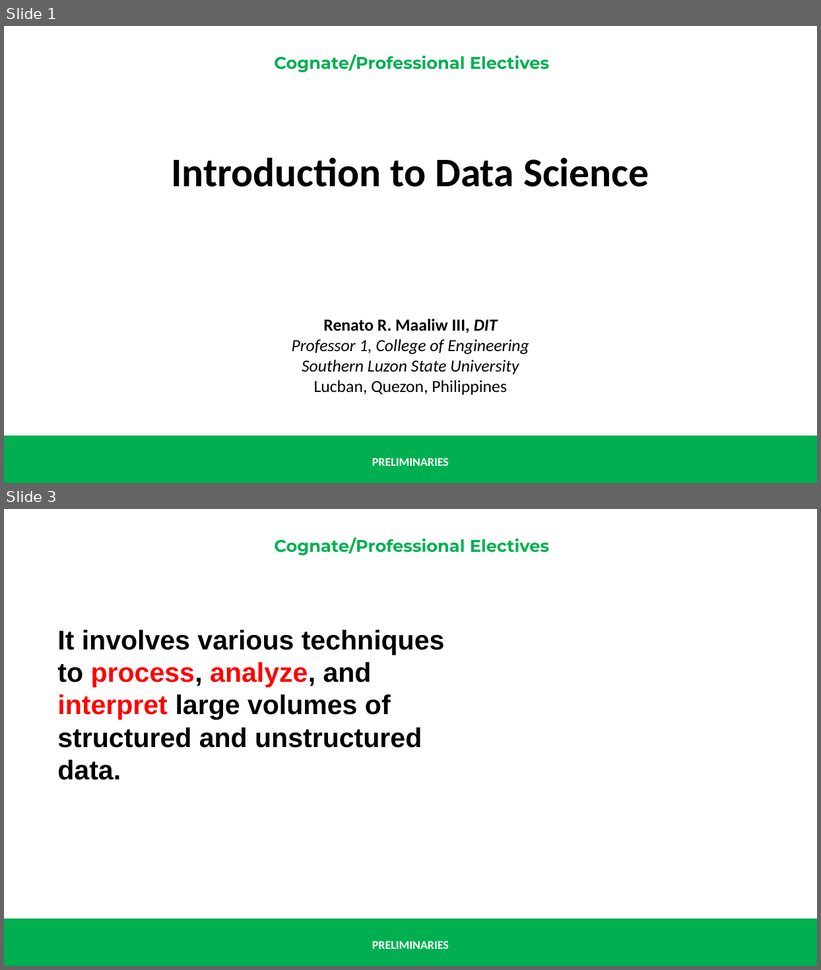
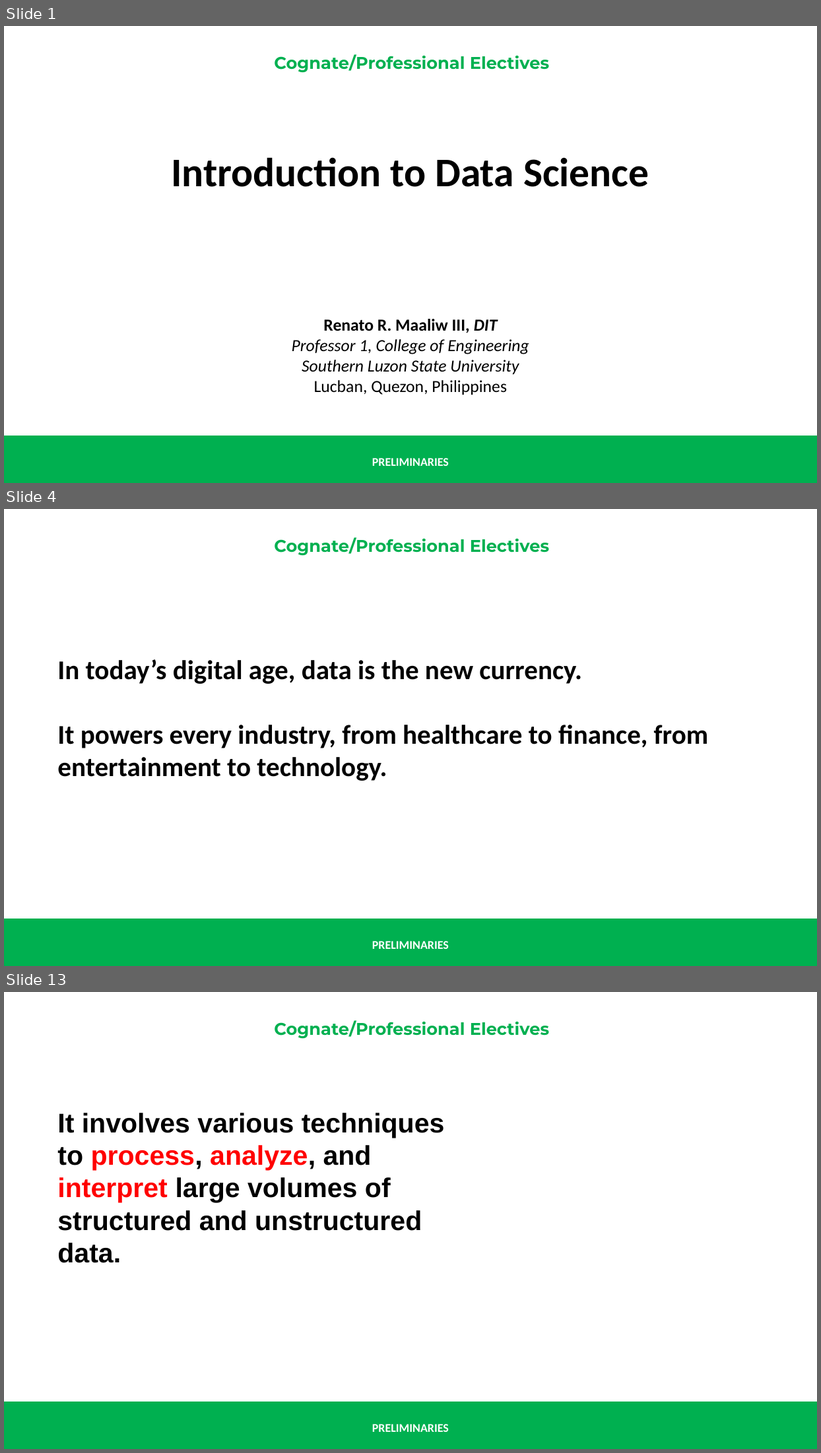
Before and after one commit to renatomaaliw3/public_files, a slide deck: CPE Electives (1 - 3)/01. Lectures Notebook/00. Presentations & Text Books/01. Electives 1 to 3/00. Preliminaries.pptx. Shown one above the other, each under a label of ours: slides 1 and 3 before the commit, slides 1, 4 and 13 after it; the slides between them are not shown. The pictures are 821x970 and 821x1453 pixels, drawn with LibreOffice and Linux fonts; fonts in the diff are those of the drawing. Boxes give left, top, right and bottom in pixels: in the first picture for what was removed or moved away, otherwise in the second. Text is boxed around its words. In the diff, an @@ line names an element or a change of style, - is before the commit and + after.

```diff
--- a/CPE Electives (1 - 3)/01. Lectures Notebook/00. Presentations & Text Books/01. Electives 1 to 3/00. Preliminaries.pptx
+++ b/CPE Electives (1 - 3)/01. Lectures Notebook/00. Presentations & Text Books/01. Electives 1 to 3/00. Preliminaries.pptx
@@ slide 4 added at <box>4,509,817,966</box>, background #FFFFFF; not listed: 3 template elements that a slide beside it also shows @@
@@ text added at <box>57,659,709,781</box>, 32 pt, text #000000, bold @@
+In today’s digital age, data is the new currency.
+It powers every industry, from healthcare to finance, from entertainment to technology.
@@ what was slide 3 is now slide 13 @@
```
Also in this commit, not shown: 3 slides changed, 9 other slides added, 1 other file.
